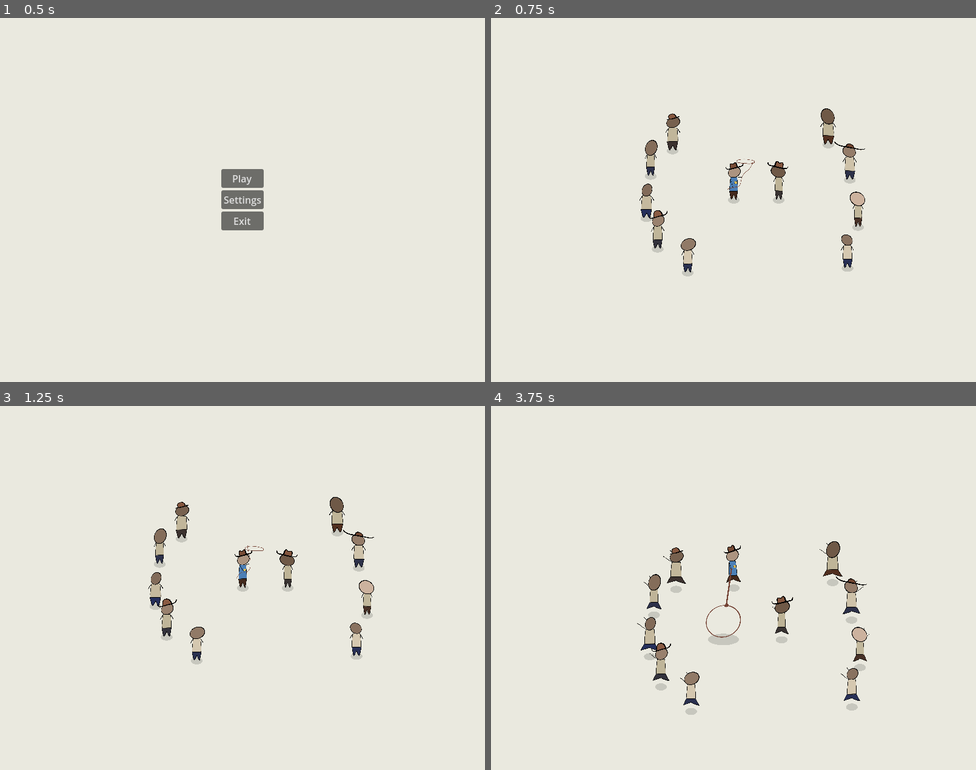
Above: before the commit, frames 1-4 (two rows, left to right).
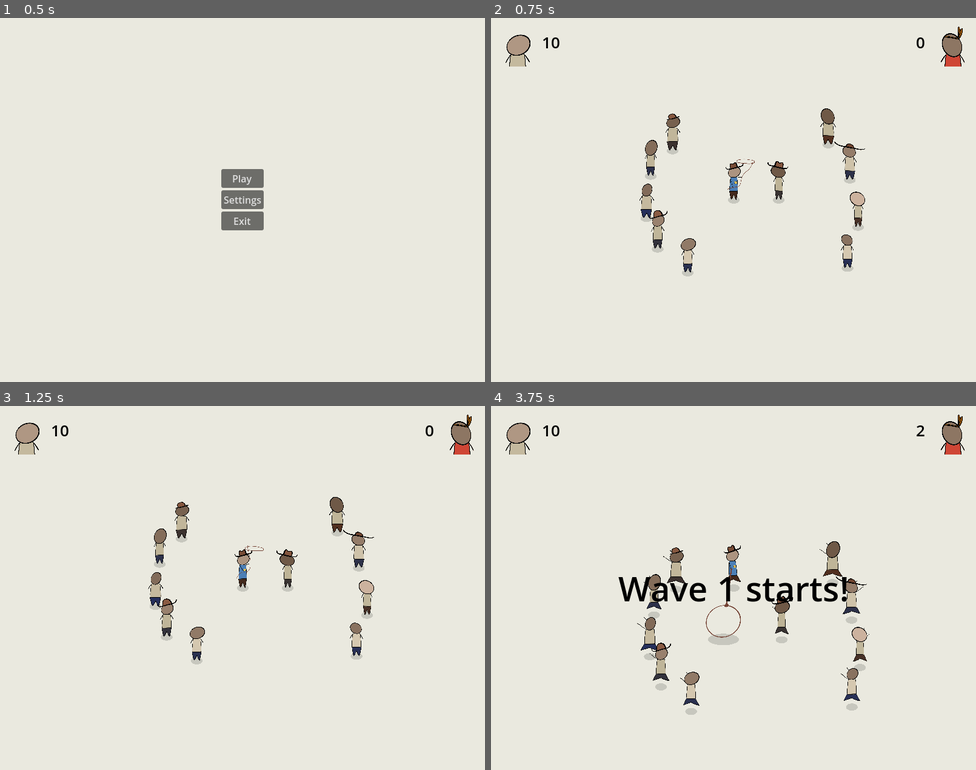
Above: after the commit, the same moments.

Repository: martindzejky/gmtk2025
Game: Godot game, scene res://main_menu.tscn
Two runs of this game, one before a commit and one after it. Both use one fixed random seed, a clock stepped at 60 frames per second and the inputs below. This scene is started directly instead of the project's main scene.
Inputs (mouse positions are in pixels of both pictures, inside the frame that each line leads up to):
- Up to frame 1 (0.5 s): no input
- Up to frame 2 (0.75 s): click "Play" at 0.5 s
- Up to frame 3 (1.25 s): no input
- Up to frame 4 (3.75 s): move the mouse to (840, 569) at 1.27 s; hold D (move_right) 1.28-2.03 s; tap Shift (dash) at 1.35, 2.3, 2.85 s; click (840, 569) at 1.55 s; move the mouse to (636, 606) at 2.02 s; hold S (move_down) 2.03-2.78 s; click (636, 606) at 2.1 s; move the mouse to (782, 507) at 2.77 s; hold D (move_right) 2.78-3.53 s; click (782, 507) at 3.05 s; move the mouse to (709, 660) at 3.52 s; hold W (move_up) from 3.53 s (still down); click (709, 660) at 3.6 s

Frame 1 is identical in both runs. In frame 2, 0.8% of the frame differs, in the area x 3-98%, y 2-14%; in frame 3, 0.8%; in frame 4, 1.9%, in the area x 3-98%, y 2-54%.

Commit message:
super rough waves UI

Diff:
--- a/dude_testing.tscn
+++ b/dude_testing.tscn
@@ -25,7 +25,7 @@
 [node name="ui" type="CanvasLayer" parent="."]
 layer = 10
 
-[node name="ui_root" type="Control" parent="ui"]
+[node name="root" type="Control" parent="ui"]
 layout_mode = 3
 anchors_preset = 15
 anchor_right = 1.0
@@ -33,7 +33,7 @@
 grow_horizontal = 2
 grow_vertical = 2
 
-[node name="margin" type="MarginContainer" parent="ui/ui_root"]
+[node name="margin" type="MarginContainer" parent="ui/root"]
 layout_mode = 1
 anchors_preset = 12
 anchor_top = 1.0
@@ -42,48 +42,43 @@
 offset_top = -40.0
 grow_horizontal = 2
 grow_vertical = 0
-theme_override_constants/margin_left = 20
-theme_override_constants/margin_top = 20
-theme_override_constants/margin_right = 20
-theme_override_constants/margin_bottom = 20
 
-[node name="container" type="HBoxContainer" parent="ui/ui_root/margin"]
+[node name="container" type="HBoxContainer" parent="ui/root/margin"]
 layout_mode = 2
-theme_override_constants/separation = 20
 alignment = 1
 
-[node name="idle" type="Button" parent="ui/ui_root/margin/container"]
+[node name="idle" type="Button" parent="ui/root/margin/container"]
 layout_mode = 2
 text = "idle"
 
-[node name="running" type="Button" parent="ui/ui_root/margin/container"]
+[node name="running" type="Button" parent="ui/root/margin/container"]
 layout_mode = 2
 text = "running"
 
-[node name="dash" type="Button" parent="ui/ui_root/margin/container"]
+[node name="dash" type="Button" parent="ui/root/margin/container"]
 layout_mode = 2
 text = "dash"
 
-[node name="captured" type="Button" parent="ui/ui_root/margin/container"]
+[node name="captured" type="Button" parent="ui/root/margin/container"]
 layout_mode = 2
 text = "captured"
 
-[node name="melee" type="Button" parent="ui/ui_root/margin/container"]
+[node name="melee" type="Button" parent="ui/root/margin/container"]
 layout_mode = 2
 text = "melee"
 
-[node name="shoot" type="Button" parent="ui/ui_root/margin/container"]
+[node name="shoot" type="Button" parent="ui/root/margin/container"]
 layout_mode = 2
 text = "shoot"
 
-[node name="randomize" type="Button" parent="ui/ui_root/margin/container"]
+[node name="randomize" type="Button" parent="ui/root/margin/container"]
 layout_mode = 2
 text = "randomize"
 
-[connection signal="pressed" from="ui/ui_root/margin/container/idle" to="." method="_on_idle_pressed"]
-[connection signal="pressed" from="ui/ui_root/margin/container/running" to="." method="_on_running_pressed"]
-[connection signal="pressed" from="ui/ui_root/margin/container/dash" to="." method="_on_dash_pressed"]
-[connection signal="pressed" from="ui/ui_root/margin/container/captured" to="." method="_on_captured_pressed"]
-[connection signal="pressed" from="ui/ui_root/margin/container/melee" to="." method="_on_melee_pressed"]
-[connection signal="pressed" from="ui/ui_root/margin/container/shoot" to="." method="_on_shoot_pressed"]
-[connection signal="pressed" from="ui/ui_root/margin/container/randomize" to="." method="_on_randomize_pressed"]
+[connection signal="pressed" from="ui/root/margin/container/idle" to="." method="_on_idle_pressed"]
+[connection signal="pressed" from="ui/root/margin/container/running" to="." method="_on_running_pressed"]
+[connection signal="pressed" from="ui/root/margin/container/dash" to="." method="_on_dash_pressed"]
+[connection signal="pressed" from="ui/root/margin/container/captured" to="." method="_on_captured_pressed"]
+[connection signal="pressed" from="ui/root/margin/container/melee" to="." method="_on_melee_pressed"]
+[connection signal="pressed" from="ui/root/margin/container/shoot" to="." method="_on_shoot_pressed"]
+[connection signal="pressed" from="ui/root/margin/container/randomize" to="." method="_on_randomize_pressed"]
--- /dev/null
+++ b/objects/game_ui.tscn
@@ -0,0 +1,186 @@
+[gd_scene load_steps=11 format=3 uid="uid://b0kknoieqv00y"]
+
+[ext_resource type="PackedScene" uid="uid://dur5dy1hc4dca" path="res://objects/dude.tscn" id="1_ikrwb"]
+[ext_resource type="Script" uid="uid://bfjsrwamxppb5" path="res://scripts/folks_counter.gd" id="2_bdxks"]
+[ext_resource type="Script" uid="uid://b35why1f3p57s" path="res://scripts/enemies_counter.gd" id="3_n5pun"]
+[ext_resource type="Script" uid="uid://cx4cd4ol2av6" path="res://scripts/wave_starts_ui.gd" id="4_rwahy"]
+[ext_resource type="Script" uid="uid://krgk8v3b2d3l" path="res://scripts/wave_ends.gd" id="5_gnu5t"]
+
+[sub_resource type="Gradient" id="Gradient_iikrv"]
+colors = PackedColorArray(0.71094, 0.675425, 0.555555, 1, 0.887922, 0.827973, 0.746662, 1)
+
+[sub_resource type="LabelSettings" id="LabelSettings_ufbaf"]
+font_size = 26
+font_color = Color(0, 0, 0, 1)
+
+[sub_resource type="Gradient" id="Gradient_fekgo"]
+colors = PackedColorArray(0.856869, 0.279472, 0.265211, 1, 0.701292, 0.259397, 0.058602, 1)
+
+[sub_resource type="LabelSettings" id="LabelSettings_wueab"]
+font_size = 56
+font_color = Color(0, 0, 0, 1)
+
+[sub_resource type="LabelSettings" id="LabelSettings_a884e"]
+font_size = 32
+font_color = Color(0, 0, 0, 1)
+
+[node name="ui" type="CanvasLayer"]
+layer = 10
+
+[node name="root" type="Control" parent="."]
+layout_mode = 3
+anchors_preset = 15
+anchor_right = 1.0
+anchor_bottom = 1.0
+grow_horizontal = 2
+grow_vertical = 2
+
+[node name="margin" type="MarginContainer" parent="root"]
+layout_mode = 1
+anchors_preset = 10
+anchor_right = 1.0
+grow_horizontal = 2
+
+[node name="container" type="HBoxContainer" parent="root/margin"]
+layout_mode = 2
+
+[node name="folks" type="Control" parent="root/margin/container"]
+clip_contents = true
+custom_minimum_size = Vector2(80, 80)
+layout_mode = 2
+
+[node name="folk_dude" parent="root/margin/container/folks" instance=ExtResource("1_ikrwb")]
+position = Vector2(42.9, 121.08)
+scale = Vector2(2.53992, 2.53992)
+body_color_gradient = SubResource("Gradient_iikrv")
+bandana_chance = 0.0
+frozen = true
+
+[node name="folks_counter" type="Label" parent="root/margin/container"]
+layout_mode = 2
+text = "0"
+label_settings = SubResource("LabelSettings_ufbaf")
+vertical_alignment = 1
+script = ExtResource("2_bdxks")
+
+[node name="spacer" type="Control" parent="root/margin/container"]
+layout_mode = 2
+size_flags_horizontal = 3
+
+[node name="enemies_counter" type="Label" parent="root/margin/container"]
+layout_mode = 2
+text = "0"
+label_settings = SubResource("LabelSettings_ufbaf")
+horizontal_alignment = 2
+vertical_alignment = 1
+script = ExtResource("3_n5pun")
+
+[node name="enemies" type="Control" parent="root/margin/container"]
+clip_contents = true
+custom_minimum_size = Vector2(80, 80)
+layout_mode = 2
+
+[node name="enemy_dude" parent="root/margin/container/enemies" instance=ExtResource("1_ikrwb")]
+position = Vector2(42.9, 121.08)
+scale = Vector2(-2.54, 2.54)
+body_color_gradient = SubResource("Gradient_fekgo")
+hat_chance = 0.0
+bandana_chance = 1.0
+frozen = true
+
+[node name="wave_starts" type="CenterContainer" parent="root" node_paths=PackedStringArray("display_timer", "text")]
+visible = false
+layout_mode = 1
+anchors_preset = 15
+anchor_right = 1.0
+anchor_bottom = 1.0
+grow_horizontal = 2
+grow_vertical = 2
+script = ExtResource("4_rwahy")
+display_timer = NodePath("display_timer")
+text = NodePath("panel/center/text")
+
+[node name="display_timer" type="Timer" parent="root/wave_starts"]
+wait_time = 2.0
+one_shot = true
+
+[node name="panel" type="Panel" parent="root/wave_starts"]
+layout_mode = 2
+
+[node name="center" type="CenterContainer" parent="root/wave_starts/panel"]
+layout_mode = 1
+anchors_preset = 15
+anchor_right = 1.0
+anchor_bottom = 1.0
+grow_horizontal = 2
+grow_vertical = 2
+
+[node name="text" type="Label" parent="root/wave_starts/panel/center"]
+layout_mode = 2
+text = "Wave 1 starts!"
+label_settings = SubResource("LabelSettings_wueab")
+horizontal_alignment = 1
+vertical_alignment = 1
+
+[node name="wave_ends" type="CenterContainer" parent="root" node_paths=PackedStringArray("text")]
+process_mode = 3
+layout_mode = 1
+anchors_preset = 15
+anchor_right = 1.0
+anchor_bottom = 1.0
+grow_horizontal = 2
+grow_vertical = 2
+script = ExtResource("5_gnu5t")
+text = NodePath("panel/center/container/title")
+
+[node name="panel" type="Panel" parent="root/wave_ends"]
+layout_mode = 2
+
+[node name="center" type="CenterContainer" parent="root/wave_ends/panel"]
+layout_mode = 1
+anchors_preset = 15
+anchor_right = 1.0
+anchor_bottom = 1.0
+grow_horizontal = 2
+grow_vertical = 2
+
+[node name="container" type="VBoxContainer" parent="root/wave_ends/panel/center"]
+layout_mode = 2
+
+[node name="title" type="Label" parent="root/wave_ends/panel/center/container"]
+layout_mode = 2
+text = "Wave 1 complete!"
+label_settings = SubResource("LabelSettings_wueab")
+horizontal_alignment = 1
+vertical_alignment = 1
+
+[node name="subtitle" type="Label" parent="root/wave_ends/panel/center/container"]
+layout_mode = 2
+text = "Choose an upgrade"
+label_settings = SubResource("LabelSettings_a884e")
+horizontal_alignment = 1
+vertical_alignment = 1
+
+[node name="upgrades" type="HBoxContainer" parent="root/wave_ends/panel/center/container"]
+layout_mode = 2
+alignment = 1
+
+[node name="upgrade_0" type="Button" parent="root/wave_ends/panel/center/container/upgrades"]
+layout_mode = 2
+
+[node name="upgrade_1" type="Button" parent="root/wave_ends/panel/center/container/upgrades"]
+layout_mode = 2
+
+[node name="upgrade_2" type="Button" parent="root/wave_ends/panel/center/container/upgrades"]
+layout_mode = 2
+
+[node name="spacing" type="Control" parent="root/wave_ends/panel/center/container"]
+custom_minimum_size = Vector2(0, 40)
+layout_mode = 2
+
+[node name="continue" type="Button" parent="root/wave_ends/panel/center/container"]
+layout_mode = 2
+text = "Continue"
+
+[connection signal="timeout" from="root/wave_starts/display_timer" to="root/wave_starts" method="_on_display_timer_timeout"]
+[connection signal="pressed" from="root/wave_ends/panel/center/container/continue" to="root/wave_ends" method="_on_continue_pressed"]
--- /dev/null
+++ b/scripts/wave_ends.gd
@@ -0,0 +1,16 @@
+extends Control
+
+@export var text: Label
+
+func _ready():
+  visible = false
+  Game.wave_ends.connect(_on_wave_ends)
+
+func _on_wave_ends(number: int):
+  visible = true
+  get_tree().paused = true
+  text.text = 'Wave %d complete!' % (number + 1)
+
+func _on_continue_pressed() -> void:
+  get_tree().paused = false
+  visible = false
--- /dev/null
+++ b/scripts/wave_starts_ui.gd
@@ -0,0 +1,16 @@
+extends Control
+
+@export var display_timer: Timer
+@export var text: Label
+
+func _ready():
+  visible = false
+  Game.wave_starts.connect(_on_wave_starts)
+
+func _on_wave_starts(number: int):
+  visible = true
+  display_timer.start()
+  text.text = 'Wave %d starts!' % (number + 1)
+
+func _on_display_timer_timeout():
+  visible = false
--- a/village.tscn
+++ b/village.tscn
@@ -1,7 +1,8 @@
-[gd_scene load_steps=8 format=3 uid="uid://doppk32uafy8x"]
+[gd_scene load_steps=9 format=3 uid="uid://doppk32uafy8x"]
 
 [ext_resource type="Script" uid="uid://cf6547v4lhn7r" path="res://scripts/village.gd" id="1_jak2h"]
 [ext_resource type="PackedScene" uid="uid://qwj8b5x4g7c1" path="res://objects/player.tscn" id="1_q5e70"]
+[ext_resource type="PackedScene" uid="uid://b0kknoieqv00y" path="res://objects/game_ui.tscn" id="2_6t5gs"]
 [ext_resource type="PackedScene" uid="uid://celdle61b8mey" path="res://objects/folk.tscn" id="2_pxdql"]
 [ext_resource type="PackedScene" uid="uid://dxnx8k27jooot" path="res://waves/wave_spawner.tscn" id="2_wybox"]
 [ext_resource type="PackedScene" uid="uid://t478gv53rdvw" path="res://objects/folk_turned_left.tscn" id="3_qyljj"]
@@ -47,13 +48,15 @@
 y_sort_enabled = true
 script = ExtResource("1_jak2h")
 
+[node name="ui" parent="." instance=ExtResource("2_6t5gs")]
+
+[node name="wave_spawner" parent="." instance=ExtResource("2_wybox")]
+
 [node name="cutscene" type="AnimationPlayer" parent="."]
 libraries = {
 &"": SubResource("AnimationLibrary_jak2h")
 }
 autoplay = "cutscene"
-
-[node name="wave_spawner" parent="." instance=ExtResource("2_wybox")]
 
 [node name="player" parent="." instance=ExtResource("1_q5e70")]
 cutscene = true
--- a/waves_testing.tscn
+++ b/waves_testing.tscn
@@ -1,25 +1,19 @@
-[gd_scene load_steps=9 format=3 uid="uid://bifqkl6lsp6wc"]
+[gd_scene load_steps=5 format=3 uid="uid://bifqkl6lsp6wc"]
 
 [ext_resource type="PackedScene" uid="uid://qwj8b5x4g7c1" path="res://objects/player.tscn" id="1_0xm2m"]
 [ext_resource type="PackedScene" uid="uid://dxnx8k27jooot" path="res://waves/wave_spawner.tscn" id="2_eklt2"]
-[ext_resource type="Script" uid="uid://bfjsrwamxppb5" path="res://scripts/folks_counter.gd" id="5_igiv0"]
-[ext_resource type="Script" uid="uid://b35why1f3p57s" path="res://scripts/enemies_counter.gd" id="6_ufbaf"]
+[ext_resource type="PackedScene" uid="uid://b0kknoieqv00y" path="res://objects/game_ui.tscn" id="4_eklt2"]
 [ext_resource type="PackedScene" uid="uid://celdle61b8mey" path="res://objects/folk.tscn" id="8_5vw27"]
-[ext_resource type="PackedScene" uid="uid://dur5dy1hc4dca" path="res://objects/dude.tscn" id="9_iikrv"]
-
-[sub_resource type="Gradient" id="Gradient_iikrv"]
-colors = PackedColorArray(0.71094, 0.675425, 0.555555, 1, 0.887922, 0.827973, 0.746662, 1)
-
-[sub_resource type="Gradient" id="Gradient_fekgo"]
-colors = PackedColorArray(0.856869, 0.279472, 0.265211, 1, 0.701292, 0.259397, 0.058602, 1)
 
 [node name="main" type="Node2D"]
 y_sort_enabled = true
 
-[node name="player" parent="." instance=ExtResource("1_0xm2m")]
+[node name="ui" parent="." instance=ExtResource("4_eklt2")]
 
 [node name="wave_spawner" parent="." instance=ExtResource("2_eklt2")]
 spawning = true
+
+[node name="player" parent="." instance=ExtResource("1_0xm2m")]
 
 [node name="folk" parent="." instance=ExtResource("8_5vw27")]
 position = Vector2(178, 135)
@@ -32,60 +26,3 @@
 
 [node name="folk4" parent="." instance=ExtResource("8_5vw27")]
 position = Vector2(-161, -184)
-
-[node name="ui" type="CanvasLayer" parent="."]
-layer = 10
-
-[node name="root" type="Control" parent="ui"]
-layout_mode = 3
-anchors_preset = 15
-anchor_right = 1.0
-anchor_bottom = 1.0
-grow_horizontal = 2
-grow_vertical = 2
-
-[node name="margin" type="MarginContainer" parent="ui/root"]
-layout_mode = 1
-anchors_preset = 10
-anchor_right = 1.0
-grow_horizontal = 2
-
-[node name="container" type="HBoxContainer" parent="ui/root/margin"]
-layout_mode = 2
-
-[node name="folks" type="Control" parent="ui/root/margin/container"]
-clip_contents = true
-custom_minimum_size = Vector2(80, 80)
-layout_mode = 2
-
-[node name="folk_dude" parent="ui/root/margin/container/folks" instance=ExtResource("9_iikrv")]
-position = Vector2(42.9, 121.08)
-scale = Vector2(2.53992, 2.53992)
-body_color_gradient = SubResource("Gradient_iikrv")
-bandana_chance = 0.0
-frozen = true
-
-[node name="folks_counter" type="Label" parent="ui/root/margin/container"]
-layout_mode = 2
-script = ExtResource("5_igiv0")
-
-[node name="spacer" type="Control" parent="ui/root/margin/container"]
-layout_mode = 2
-size_flags_horizontal = 3
-
-[node name="enemies_counter" type="Label" parent="ui/root/margin/container"]
-layout_mode = 2
-script = ExtResource("6_ufbaf")
-
-[node name="enemies" type="Control" parent="ui/root/margin/container"]
-clip_contents = true
-custom_minimum_size = Vector2(80, 80)
-layout_mode = 2
-
-[node name="enemy_dude" parent="ui/root/margin/container/enemies" instance=ExtResource("9_iikrv")]
-position = Vector2(42.9, 121.08)
-scale = Vector2(-2.54, 2.54)
-body_color_gradient = SubResource("Gradient_fekgo")
-hat_chance = 0.0
-bandana_chance = 1.0
-frozen = true
Not shown, added: scripts/wave_ends.gd.uid
Not shown, added: scripts/wave_starts_ui.gd.uid
